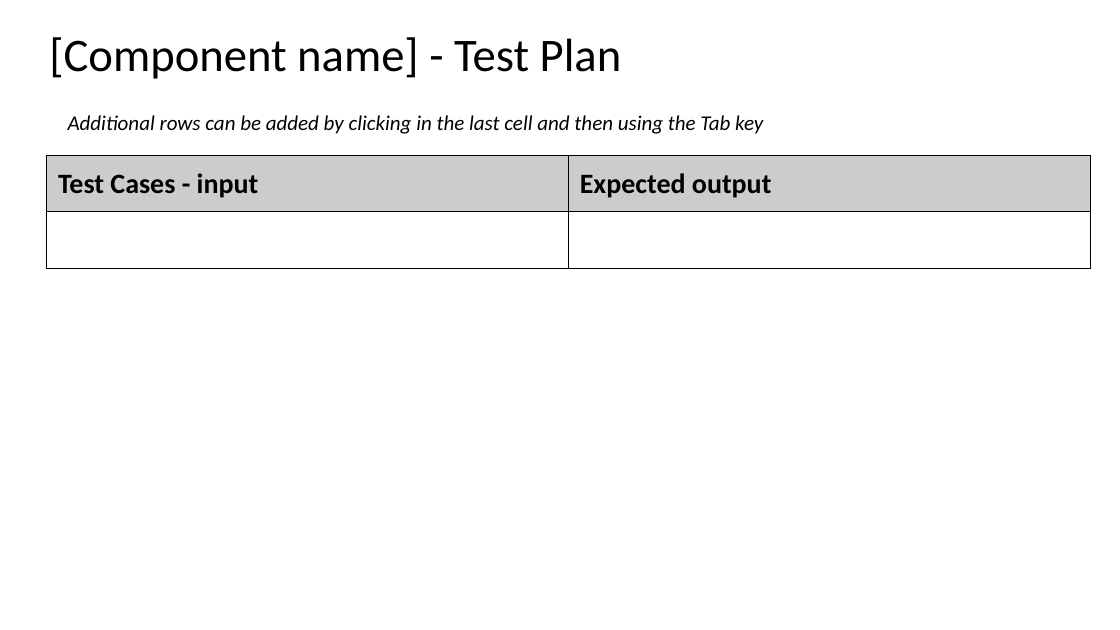
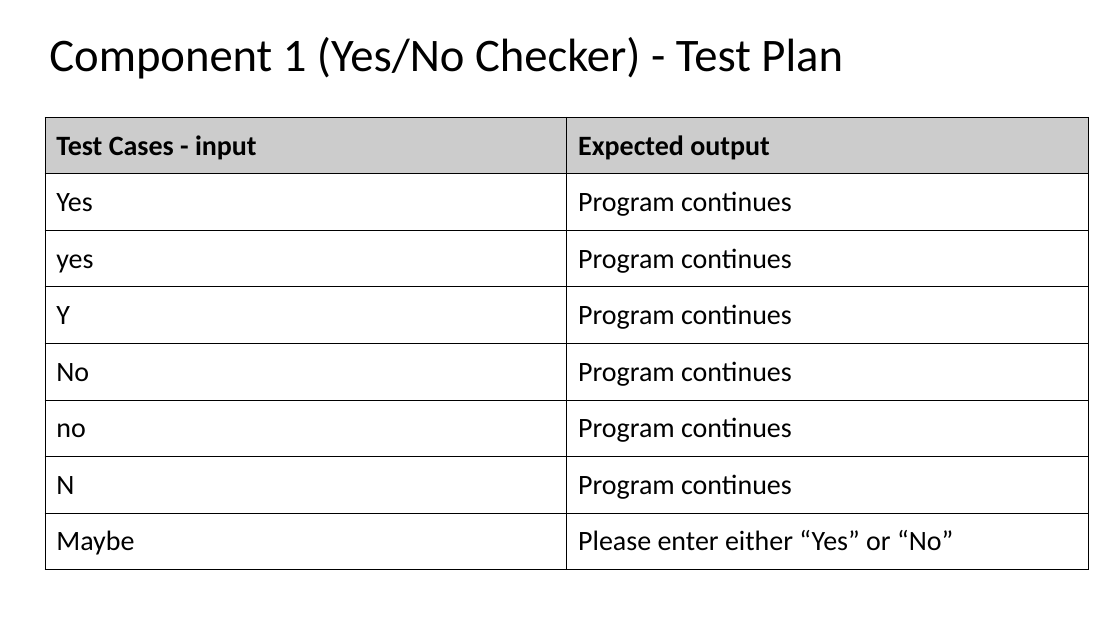
Before and after one commit to butlerdtc/LuckyUnicorn, a slide deck: slide 7 of Luckyunicorndocumentation.pptx. Drawn at 1120x630 pixels with LibreOffice and Linux fonts; fonts in the diff are those of the drawing. Boxes give left, top, right and bottom in pixels: in the first picture for what was removed or moved away, otherwise in the second. Text is boxed around its words. In the diff, an @@ line names an element or a change of style, - is before the commit and + after.

```diff
--- a/Luckyunicorndocumentation.pptx
+++ b/Luckyunicorndocumentation.pptx
@@ title at bbox=[49, 37, 843, 79]: text changed @@
-[Component name] - Test Plan
+Component 1 (Yes/No Checker) - Test Plan
@@ table at bbox=[45, 118, 1089, 565] @@
-row 2:  | 
+row 2: Yes | Program continues
+row 3: yes | Program continues
+row 4: Y | Program continues
+row 5: No | Program continues
+row 6: no | Program continues
+row 7: N | Program continues
+row 8: Maybe | Please enter either “Yes” or “No”
@@ table: place and size @@
-table at bbox=[47, 155, 1091, 267]
+table at bbox=[45, 118, 1089, 565]
@@ text removed at bbox=[68, 115, 763, 134] @@
-Additional rows can be added by clicking in the last cell and then using the Tab key
```
Also in this commit, not shown: 3 other slides changed, 1 slide added, 1 slide removed.
